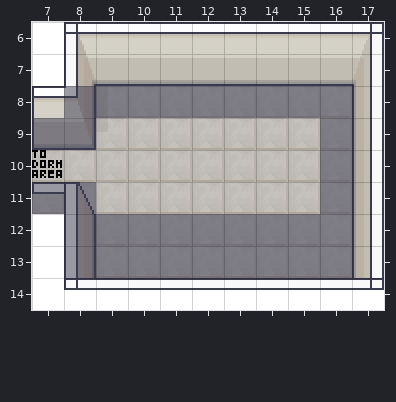
Tiled map, stored at assets/tilemaps/dorm.tmx. Above is the file before it was changed.
Cells are 16x16 px. Shown: x 7..17, y 6..14. Not drawn, because the pictures are missing: unchanged layers "object0", "object1", "object2".
Now the later version:
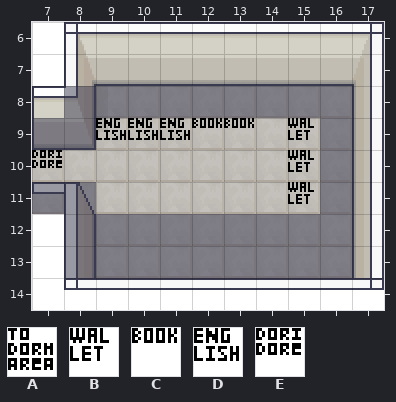
Key: from "Room_Builder_16x16": A 0 "MAP"; from "event_tileset": B 27 "DIALOG", C 28 "DIALOG", D 29 "DIALOG", E 141 "MAP".
_ is an empty cell, . an unchanged one.
Edits made:
--- layer "obj"
@@ x 7..15 @@
- 9 .._____._
-10 A......._
-11 ........_
+ 9 ..DDDCC.B
+10 E.......B
+11 ........B
